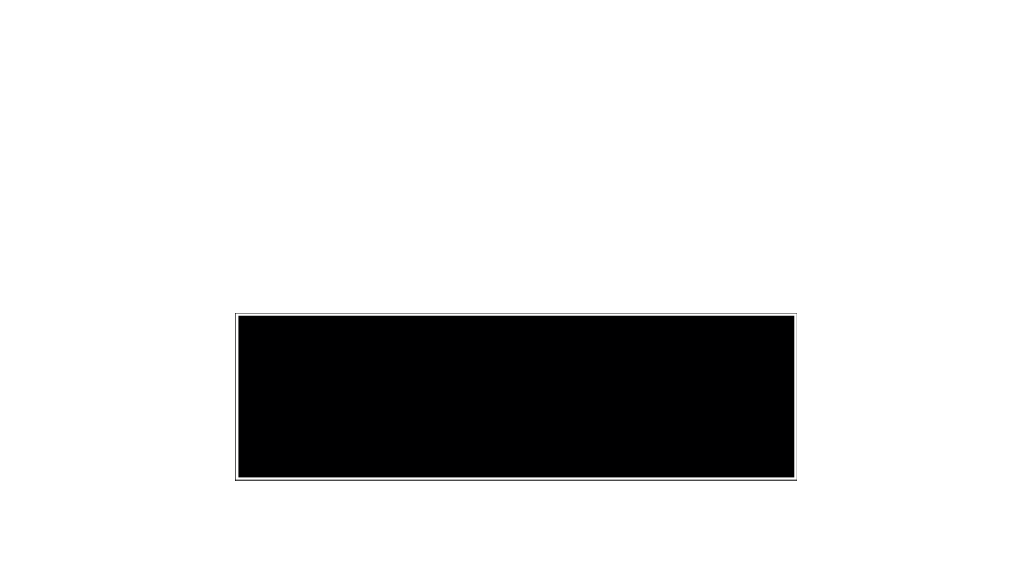
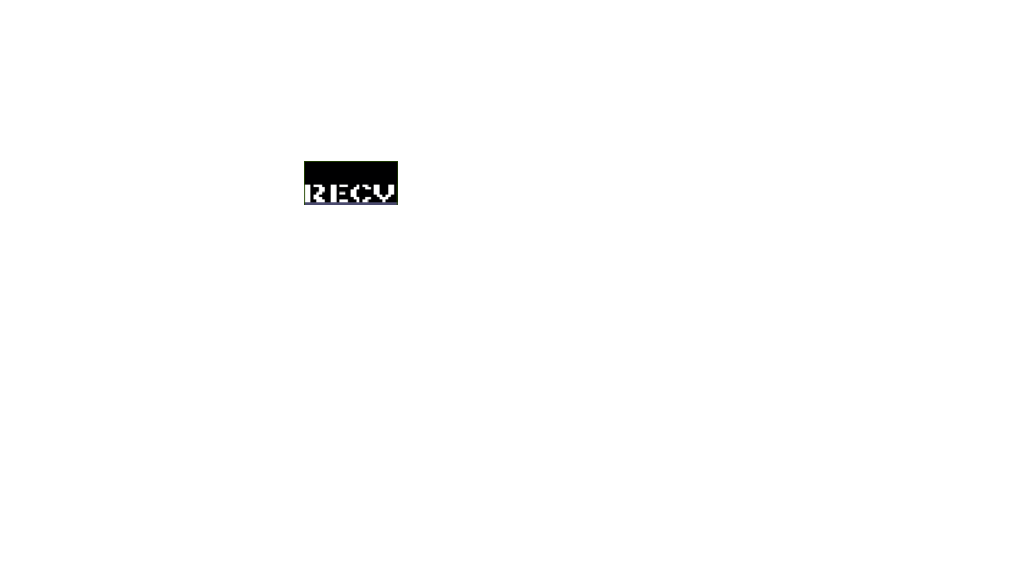
Layer changes from the first 1024 x 576 image to the second:
showed "receive", painted on it over (x1=304, y1=161, x2=398, y2=205)
showed "send", painted on it over (x1=304, y1=161, x2=398, y2=205)
hid "textBox" over (x1=235, y1=313, x2=797, y2=481)
